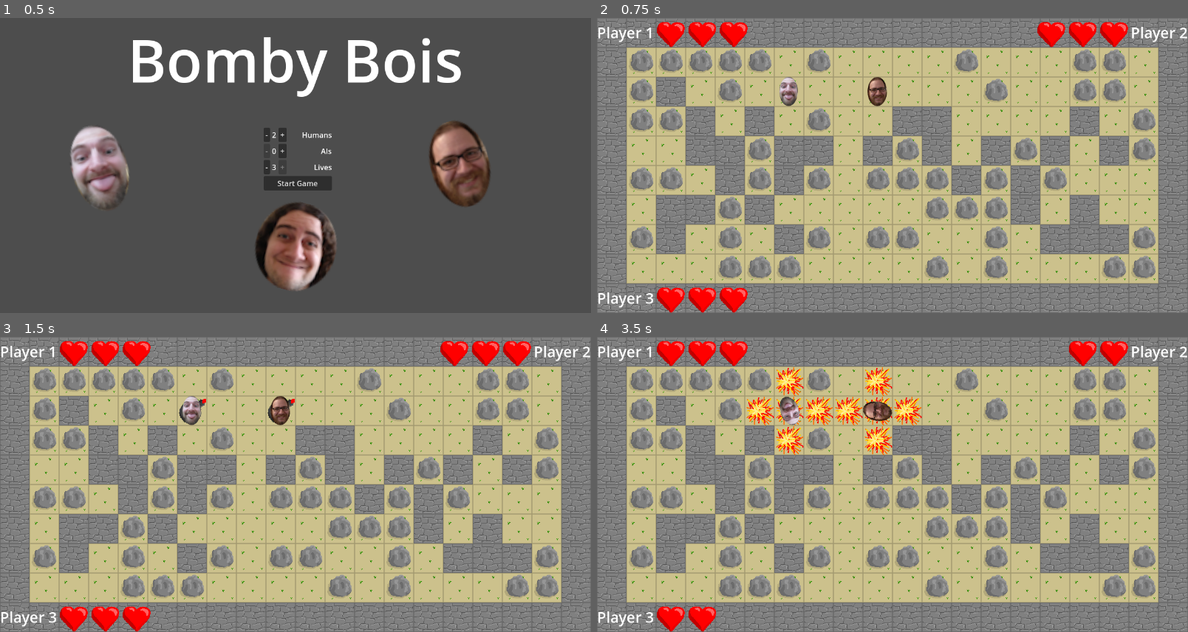
Above: before the commit, frames 1-4 (two rows, left to right).
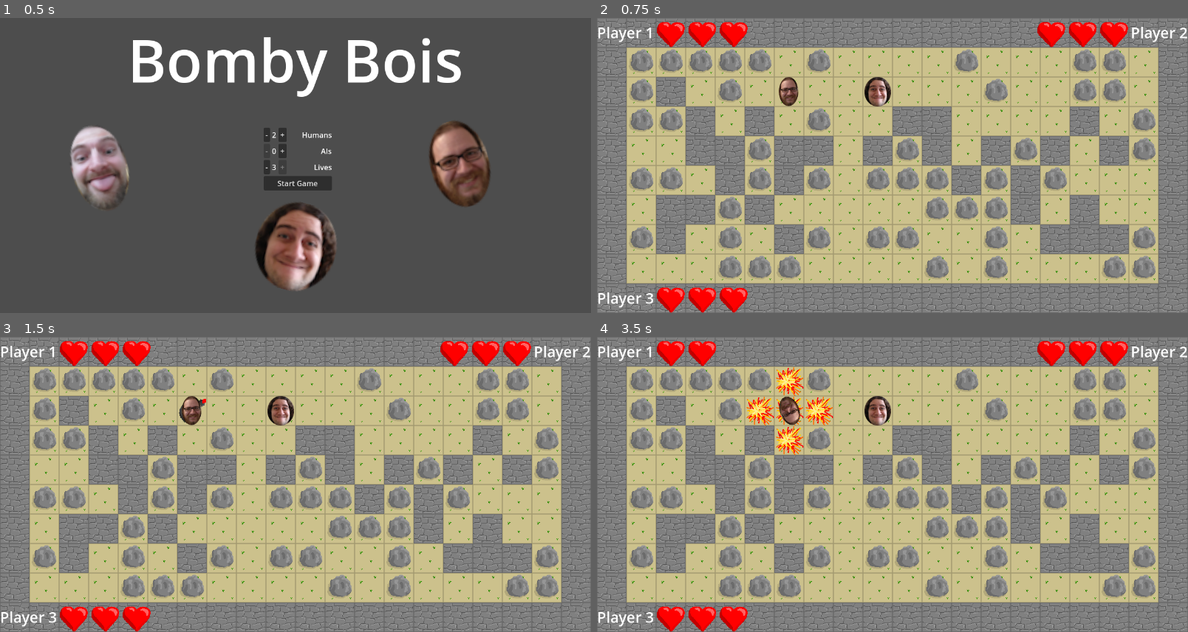
Above: after the commit, the same moments.

Repository: tierriminator/bombyboi
Game: Godot game, scene res://main_menu.tscn
Same seed, same stepped clock (60 frames per second), same inputs: the game is played once before the commit and once after it.
Inputs:
- Up to frame 1 (0.5 s): no input
- Up to frame 2 (0.75 s): click "Start Game" at 0.5 s
- Up to frame 3 (1.5 s): tap Enter at 1.25 s; tap Space (p3_place_bomb) at 1.35 s
- Up to frame 4 (3.5 s): tap Space (p3_place_bomb) at 2, 2.1, 2.85 s; tap Enter at 2.75 s

Frame 1 is identical in both runs. In frame 2, 0.5% of the frame differs, in the area x 30-50%, y 20-30%; in frame 3, 0.5%; in frame 4, 2.5%, in the area x 20-80%, y 1-100%.

Commit message:
separate controls from character

Diff:
--- a/bombyboi/map.gd
+++ b/bombyboi/map.gd
@@ -85,18 +85,21 @@
 	set_tile(pos, 1)
 
 func place_players(players: int, ais: int) -> void:
+	var available_characters = range(players+ais)
 	for player in players + ais:
 		var is_ai = player >= players
 		var pos = get_random_spawn()
-		create_player(get_random_player_id(), pos, is_ai)
+		var character = available_characters.pick_random()
+		create_player(player, character, pos, is_ai)
+		available_characters.remove_at(available_characters.find(character))
 		set_area(pos - Vector2i(0, 1), Vector2i(1, 3), 1)
 		set_area(pos - Vector2i(1, 0), Vector2i(3, 1), 1)
 
-func create_player(player: int, pos: Vector2i, is_ai: bool) -> void:
+func create_player(player: int, character: int, pos: Vector2i, is_ai: bool) -> void:
 	var psc = player_scene.instantiate()
 	psc.is_ai = is_ai
 	psc.player_id = player + 1
-	psc.get_node("Sprite2D").texture = faces[player]
+	psc.get_node("Sprite2D").texture = faces[character]
 	psc.set_position(player_layer.map_to_local(pos))
 	player_layer.add_child(psc)
 
@@ -115,12 +118,6 @@
 		if player.player_id != except_id:
 			return terrain.local_to_map(player.position) == pos
 	return false
-
-func get_random_player_id() -> int:
-	var id = randi_range(0, 2)
-	while player_exists(id + 1):
-		id = (id + 1) % 3
-	return id
 
 func collides(tile: Vector2i) -> bool:
 	var tile_data = terrain.get_cell_tile_data(tile)
--- a/bombyboi/player.gd
+++ b/bombyboi/player.gd
@@ -8,11 +8,11 @@
 
 var player_id: int
 
-@onready var moveup = "p%d_move_up" % player_id
-@onready var movedown = "p%d_move_down" % player_id
-@onready var moveright = "p%d_move_right" % player_id
-@onready var moveleft = "p%d_move_left" % player_id
-@onready var place_bomb_input = "p%d_place_bomb" % player_id
+var moveup: String
+var movedown: String
+var moveright: String
+var moveleft: String
+var place_bomb_input: String
 
 @onready var map: Map = get_node("/root/Map")
 @onready var terrain := get_node("/root/Map/Terrain")
@@ -64,6 +64,14 @@
 
 func _ready() -> void:
 	get_node("/root/Map/Hud/Hud_p%d" %player_id).register_player(self)
+	moveup = "p%d_move_up" % player_id
+	movedown = "p%d_move_down" % player_id
+	moveright = "p%d_move_right" % player_id
+	moveleft = "p%d_move_left" % player_id
+	if player_id == 1 and Main.player_count < 3:
+		place_bomb_input = "p3_place_bomb"
+	else:
+		place_bomb_input = "p%d_place_bomb" % player_id
 	if is_ai:
 		var timer = Timer.new()
 		add_child(timer)
--- a/bombyboi/project.godot
+++ b/bombyboi/project.godot
@@ -34,52 +34,52 @@
 
 p1_move_left={
 "deadzone": 0.2,
-"events": [Object(InputEventKey,"resource_local_to_scene":fa …(140 unchanged characters)… d":false,"keycode":0,"physical_keycode":65,"key_label":0,"unicode":97,"location":0,"echo":false,"script":null)
+"events": [Object(InputEventKey,"resource_local_to_scene":fa …(140 unchanged characters)… d":false,"keycode":0,"physical_keycode":4194319,"key_label":0,"unicode":0,"location":0,"echo":false,"script":null)
 ]
 }
 p1_move_right={
 "deadzone": 0.2,
-"events": [Object(InputEventKey,"resource_local_to_scene":fa …(140 unchanged characters)… d":false,"keycode":0,"physical_keycode":68,"key_label":0,"unicode":100,"location":0,"echo":false,"script":null)
+"events": [Object(InputEventKey,"resource_local_to_scene":fa …(140 unchanged characters)… d":false,"keycode":0,"physical_keycode":4194321,"key_label":0,"unicode":0,"location":0,"echo":false,"script":null)
 ]
 }
 p1_move_up={
 "deadzone": 0.2,
-"events": [Object(InputEventKey,"resource_local_to_scene":fa …(140 unchanged characters)… d":false,"keycode":0,"physical_keycode":87,"key_label":0,"unicode":119,"location":0,"echo":false,"script":null)
+"events": [Object(InputEventKey,"resource_local_to_scene":fa …(140 unchanged characters)… d":false,"keycode":0,"physical_keycode":4194320,"key_label":0,"unicode":0,"location":0,"echo":false,"script":null)
 ]
 }
 p1_move_down={
 "deadzone": 0.2,
-"events": [Object(InputEventKey,"resource_local_to_scene":fa …(140 unchanged characters)… d":false,"keycode":0,"physical_keycode":83,"key_label":0,"unicode":115,"location":0,"echo":false,"script":null)
+"events": [Object(InputEventKey,"resource_local_to_scene":fa …(140 unchanged characters)… d":false,"keycode":0,"physical_keycode":4194322,"key_label":0,"unicode":0,"location":0,"echo":false,"script":null)
 ]
 }
 p1_place_bomb={
 "deadzone": 0.2,
-"events": [Object(InputEventKey,"resource_local_to_scene":fa …(145 unchanged characters)… se,"keycode":0,"physical_keycode":4194306,"key_label":0,"unicode":0,"location":0,"echo":false,"script":null)
+"events": [Object(InputEventKey,"resource_local_to_scene":fa …(145 unchanged characters)… se,"keycode":0,"physical_keycode":4194309,"key_label":0,"unicode":0,"location":0,"echo":false,"script":null)
 ]
 }
 p2_move_left={
 "deadzone": 0.2,
-"events": [Object(InputEventKey,"resource_local_to_scene":fa …(140 unchanged characters)… d":false,"keycode":0,"physical_keycode":4194319,"key_label":0,"unicode":0,"location":0,"echo":false,"script":null)
+"events": [Object(InputEventKey,"resource_local_to_scene":fa …(140 unchanged characters)… d":false,"keycode":0,"physical_keycode":65,"key_label":0,"unicode":97,"location":0,"echo":false,"script":null)
 ]
 }
 p2_move_right={
 "deadzone": 0.2,
-"events": [Object(InputEventKey,"resource_local_to_scene":fa …(140 unchanged characters)… d":false,"keycode":0,"physical_keycode":4194321,"key_label":0,"unicode":0,"location":0,"echo":false,"script":null)
+"events": [Object(InputEventKey,"resource_local_to_scene":fa …(140 unchanged characters)… d":false,"keycode":0,"physical_keycode":68,"key_label":0,"unicode":100,"location":0,"echo":false,"script":null)
 ]
 }
 p2_move_up={
 "deadzone": 0.2,
-"events": [Object(InputEventKey,"resource_local_to_scene":fa …(140 unchanged characters)… d":false,"keycode":0,"physical_keycode":4194320,"key_label":0,"unicode":0,"location":0,"echo":false,"script":null)
+"events": [Object(InputEventKey,"resource_local_to_scene":fa …(140 unchanged characters)… d":false,"keycode":0,"physical_keycode":87,"key_label":0,"unicode":119,"location":0,"echo":false,"script":null)
 ]
 }
 p2_move_down={
 "deadzone": 0.2,
-"events": [Object(InputEventKey,"resource_local_to_scene":fa …(140 unchanged characters)… d":false,"keycode":0,"physical_keycode":4194322,"key_label":0,"unicode":0,"location":0,"echo":false,"script":null)
+"events": [Object(InputEventKey,"resource_local_to_scene":fa …(140 unchanged characters)… d":false,"keycode":0,"physical_keycode":83,"key_label":0,"unicode":115,"location":0,"echo":false,"script":null)
 ]
 }
 p2_place_bomb={
 "deadzone": 0.2,
-"events": [Object(InputEventKey,"resource_local_to_scene":fa …(145 unchanged characters)… se,"keycode":0,"physical_keycode":4194309,"key_label":0,"unicode":0,"location":0,"echo":false,"script":null)
+"events": [Object(InputEventKey,"resource_local_to_scene":fa …(145 unchanged characters)… se,"keycode":0,"physical_keycode":4194306,"key_label":0,"unicode":0,"location":0,"echo":false,"script":null)
 ]
 }
 p3_move_left={
